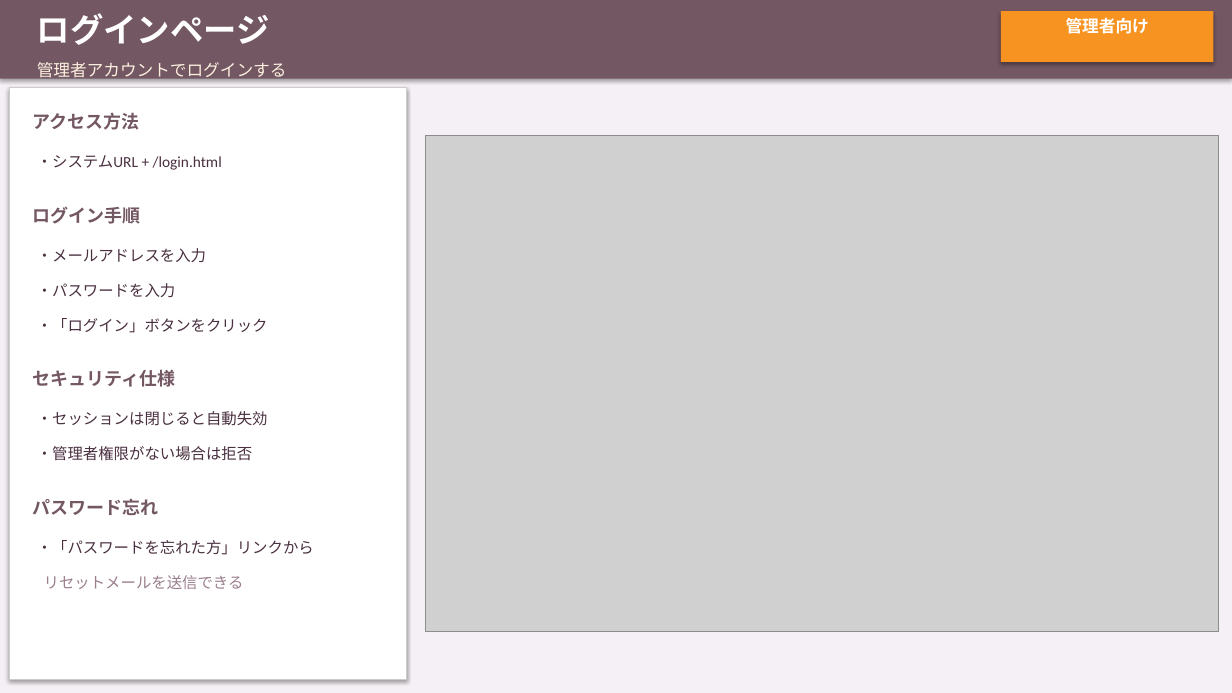
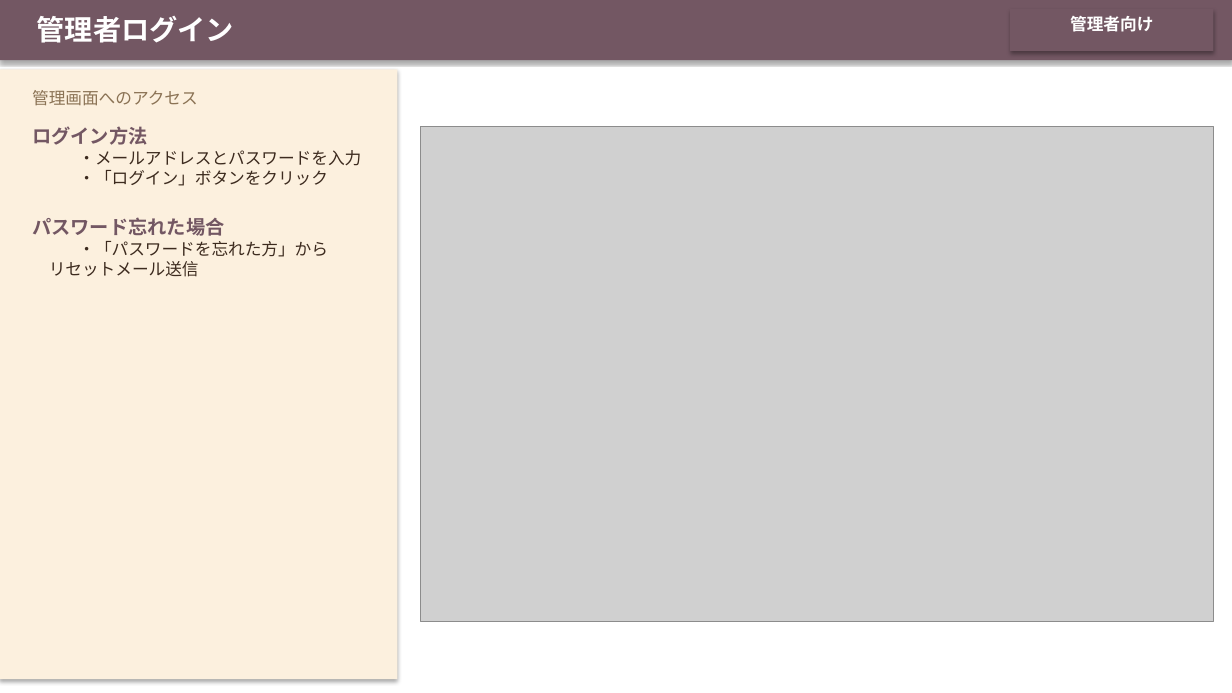
Before and after one commit to Kojinius/fukumoto-reservation, a slide deck: slide 12 of documents/manuals/OnlineAppointSystem_ユーザーマニュアル.pptx. Drawn at 1232x693 pixels with LibreOffice and Linux fonts; fonts in the diff are those of the drawing; grey boxes stand for pictures. Boxes give left, top, right and bottom in pixels: in the first picture for what was removed or moved away, otherwise in the second. Text is boxed around its words. In the diff, an @@ line names an element or a change of style, - is before the commit and + after.

```diff
--- a/documents/manuals/OnlineAppointSystem_ユーザーマニュアル.pptx
+++ b/documents/manuals/OnlineAppointSystem_ユーザーマニュアル.pptx
@@ rectangle: place and size @@
-rectangle at box(0, 0, 1232, 79)
+rectangle at box(0, 0, 1232, 60)
@@ rectangle at box(0, 0, 1232, 693): fill #F5F0F5 to #FFFFFF @@
@@ text at box(37, 16, 234, 43): text changed; size 26 to 22 pt; font Calibri to Noto Sans CJK JP @@
-ログインページ
+管理者ログイン
@@ text "管理者向け" at box(1070, 16, 1153, 32): font Calibri to Noto Sans CJK JP @@
@@ rectangle: place and size @@
-rectangle at box(1001, 11, 1214, 62)
+rectangle at box(1010, 9, 1214, 51)
@@ rectangle at box(1010, 9, 1214, 51): fill #F79321 to #735763 @@
@@ rectangle: place and size @@
-rectangle at box(9, 88, 407, 679)
+rectangle at box(0, 69, 397, 679)
@@ rectangle at box(0, 69, 397, 679): fill #FFFFFF to #FCF0DE; outline #CCCCCC 0.5 pt to none @@
@@ text removed at box(37, 62, 287, 81) @@
-管理者アカウントでログインする
@@ text at box(32, 90, 198, 106): text changed; size 14 to 13 pt; font Calibri to Noto Sans CJK JP; text colour #735763 to #8B7355; bold off @@
-アクセス方法
+管理画面へのアクセス
@@ text added at box(32, 126, 361, 277), 13 pt, text #3D2B1F @@
+ログイン方法
+  ・メールアドレスとパスワードを入力
+  ・「ログイン」ボタンをクリック
+パスワード忘れた場合
+  ・「パスワードを忘れた方」から
+リセットメール送信
@@ picture: place and size @@
-picture at box(425, 136, 1218, 631)
+picture at box(421, 127, 1214, 622)
@@ text removed at box(37, 155, 222, 170) @@
-・システムURL + /login.html
@@ text removed at box(32, 206, 140, 224) @@
-ログイン手順
@@ text removed at box(37, 248, 206, 262) @@
-・メールアドレスを入力
@@ text removed at box(37, 283, 175, 297) @@
-・パスワードを入力
@@ text removed at box(37, 318, 268, 333) @@
-・「ログイン」ボタンをクリック
@@ text removed at box(32, 369, 175, 387) @@
-セキュリティ仕様
@@ text removed at box(37, 411, 268, 426) @@
-・セッションは閉じると自動失効
@@ text removed at box(37, 446, 252, 461) @@
-・管理者権限がない場合は拒否
@@ text removed at box(32, 499, 158, 515) @@
-パスワード忘れ
@@ text removed at box(37, 540, 314, 555) @@
-・「パスワードを忘れた方」リンクから
@@ text removed at box(44, 575, 244, 589) @@
-リセットメールを送信できる
```
Also in this commit, not shown: 6 other slides changed, 15 slides added, 13 slides removed, 33 other files.
